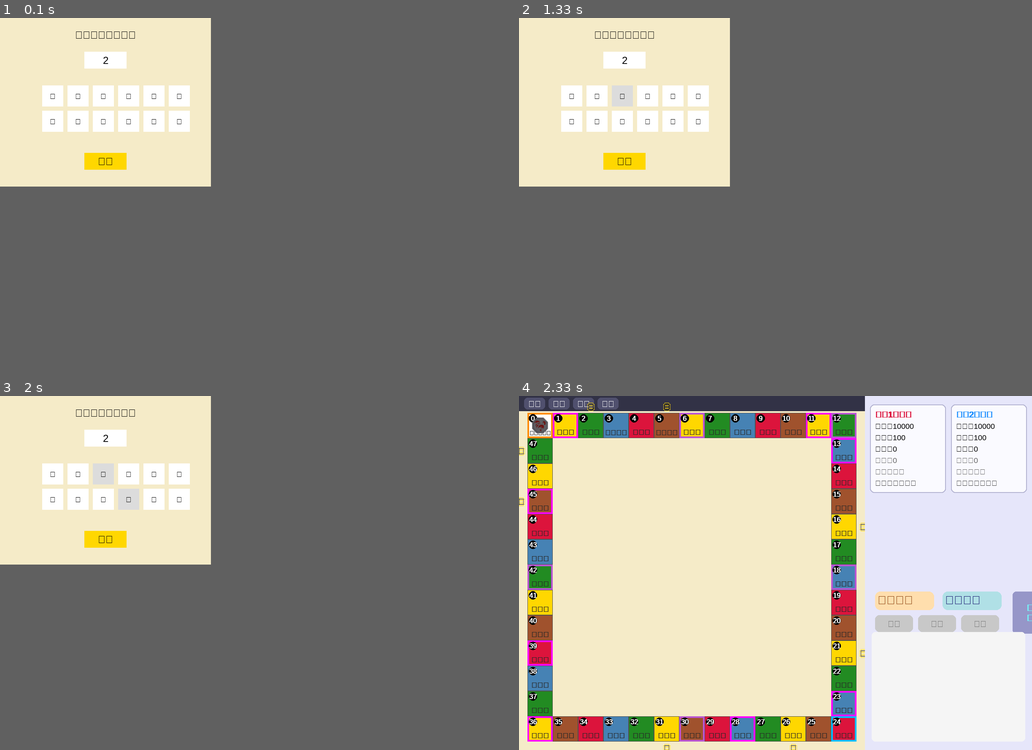
Above: before the commit, frames 1-4 (two rows, left to right).
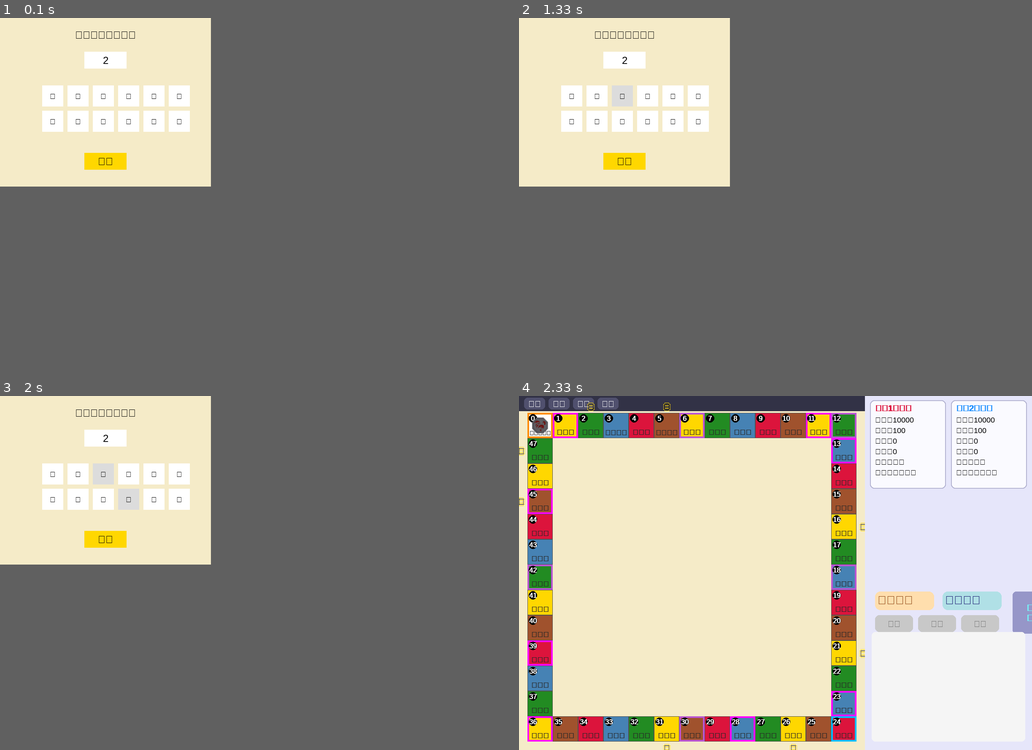
Above: after the commit, the same moments.

Repository: xianyuchen2077/Chinese-Style-Monopoly
Game: pygame game, started from game_pygame_ui.py
Same seed, same stepped clock (60 frames per second), same inputs: the game is played once before the commit and once after it.
Inputs (mouse positions are in pixels of both pictures, inside the frame that each line leads up to):
- Up to frame 1 (0.1 s): no input
- Up to frame 2 (1.33 s): click (626, 102) at 0.38 s; click (626, 113) at 0.72 s; click "猴" at 1.05 s
- Up to frame 3 (2 s): click (128, 495) at 1.38 s
- Up to frame 4 (2.33 s): click "开始" at 2.22 s

Frames 1-3 are identical in both runs. In frame 4, 1.2% of the frame differs, in the area x 68-100%, y 1-28%.

Commit message:
version 2.10.1 优化玩家信息框UI显示

Diff:
--- a/game_pygame_ui.py
+++ b/game_pygame_ui.py
@@ -843,7 +843,7 @@
             col = idx % cols
             row = idx // cols
             bx = info_x + col_gap + col * (col_w + col_gap)
-            by = 20 + row * (row_h + col_gap)
+            by = 10 + row * (row_h + col_gap)   # 这就是信息框整体上下位置的基准
             box_rect = pygame.Rect(bx, by, col_w, row_h)
             is_active = (idx == self.game.current_player_idx)
             base_color = (250,250,255)
@@ -856,10 +856,10 @@
             # Title
             title = f"{player.name}（{player.zodiac}）"
             title_surf = render_fit(title, col_w - 2*box_pad, PLAYER_COLORS[idx%4], bold=True, base=20)
-            self.screen.blit(title_surf, (bx + box_pad, by + box_pad))
+            self.screen.blit(title_surf, (bx + box_pad, by + box_pad - 5))  # 上移 5 像素
             # Lines
-            y0 = by + box_pad + title_surf.get_height() + 6
-            line_gap = 6
+            y0 = by + box_pad - 5 + title_surf.get_height() + 6  # 上移 5 像素
+            line_gap = 4    # 这就是信息的行间距
             skill_short = SKILL_SUMMARY.get(player.zodiac, '')
             if '（' in skill_short:
                 skill_short = skill_short.split('（')[0]
@@ -886,9 +886,9 @@
                 (f"金币：{player.money}", BLACK),
                 (f"灵气：{player.energy}", BLACK),
                 (f"位置：{player.position}", BLACK),
-                (f"冷却：{cd}", (100,100,100)),
-                (f"{attr_text}", (100,100,100)) if attr_text else ("", (0,0,0)),
-                (f"技能：{skill_short}", (64,64,64)),
+                (f"冷却：{cd}", BLACK),
+                (f"{attr_text}", BLACK) if attr_text else ("", (0,0,0)),
+                (f"技能：{skill_short}", BLACK),
             ]
             skill_rect = None
             for t, c in items:
Not shown, changed: bugs.md
